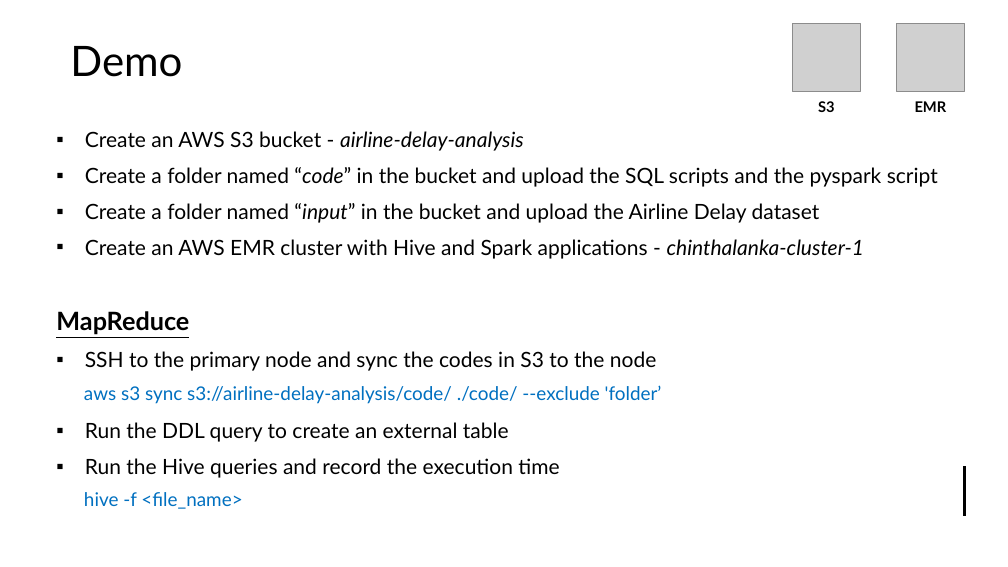
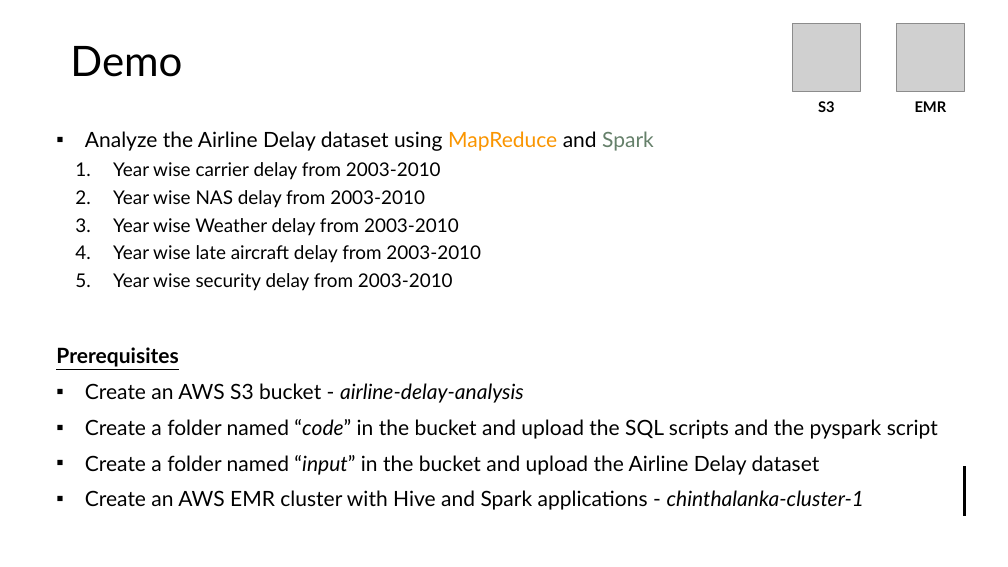
Before and after one commit to Chilthalanka/UoM_MapReduce-vs-Spark, a slide deck: slide 5 of demo/UOM_239375E.pptx. Drawn at 1008x567 pixels with LibreOffice and Linux fonts; fonts in the diff are those of the drawing; grey boxes stand for pictures. Boxes give left, top, right and bottom in pixels: in the first picture for what was removed or moved away, otherwise in the second. Text is boxed around its words. In the diff, an @@ line names an element or a change of style, - is before the commit and + after.

Commit message:
Update slides

```diff
--- a/demo/UOM_239375E.pptx
+++ b/demo/UOM_239375E.pptx
@@ text at bbox=[56, 131, 654, 367]: paragraphs added @@
+▪ Analyze the Airline Delay dataset using MapReduce and Spark
+  1. Year wise carrier delay from 2003-2010
+  2. Year wise NAS delay from 2003-2010
+  3. Year wise Weather delay from 2003-2010
+  4. Year wise late aircraft delay from 2003-2010
+  5. Year wise security delay from 2003-2010
+Prerequisites
@@ text at bbox=[56, 311, 657, 478]: paragraphs removed @@
-MapReduce
-▪ SSH to the primary node and sync the codes in S3 to the node
-▪ Run the DDL query to create an external table
-▪ Run the Hive queries and record the execution time
@@ text removed at bbox=[84, 385, 662, 404] @@
-aws s3 sync s3://airline-delay-analysis/code/ ./code/ --exclude 'folder’
@@ text removed at bbox=[84, 492, 242, 509] @@
-hive -f <file_name>
```
Also in this commit, not shown: 2 other slides changed.
